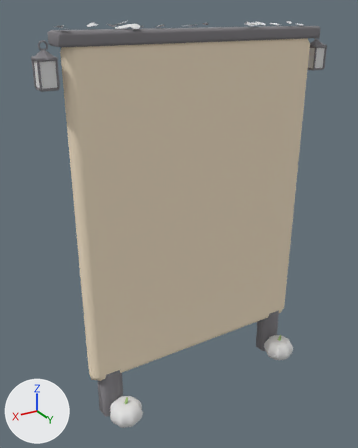
The OBJ model assets/meshes/HollowBoard.obj, before and after one commit.
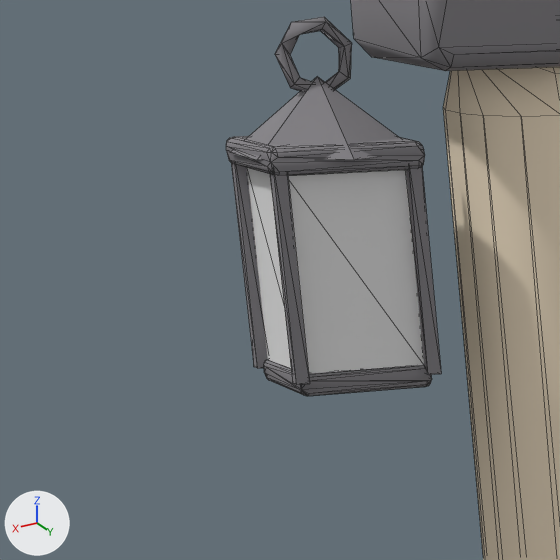
The first picture shows the older version from a camera (50 mm lens) standing at (11.1, 16.89, 16.93) and looking at (0.95, -0.02, 8.48). The close-ups show the older and then the newer version on the part from 0% to 21% of the width and 8% to 25% of the height of that picture. Only the edits that show in the close-ups are written down. The lights are fixed; the arrows at lower left show +X, +Y and +Z. The close-ups show mesh edges as thin lines. Where no turn or scale is listed for an object, it has been applied to the vertices. Vertices at exactly the same position are counted once.

The first close-up shows 'Iron', 'Lglass', 'Wood'.
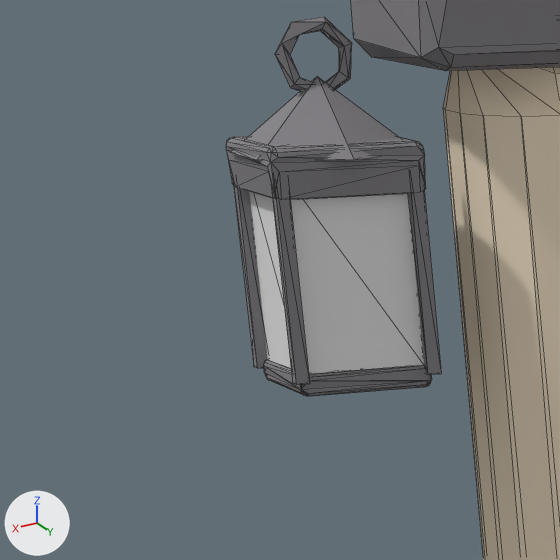
Boxes [x1, y1, x2, y2] around the edits, measured in the close-ups (560 x 560 px; the box of a moved part takes in the faces that stretch with it):
```json
{"part": 1, "of": "me_iron", "change": "moved or reshaped", "before": [230, 155, 425, 175], "after": [226, 151, 426, 200]}
{"part": 2, "of": "me_iron", "change": "shading changed", "before": [226, 0, 447, 389], "after": [226, 0, 447, 389]}
```

Edits to the scene script, one JSON object a line:
```json
{"block": "me_iron", "where": "me_iron.from_pydata(...)  # 444 vertices, 820 faces; spans x -6.5..6.5, y -0.6..0.6, z 0.0..16.4"}
{"block": "me_iron", "where": "# used by ob_iron; location = (0.0, 0.0, 0.0)"}
{"block": "me_iron", "where": "# before: 4 (6.4, 0.3, 15.5) at pixel (272, 172), 11 (6.4, 0.3, 15.4) at pixel (272, 174), 13 (6.4, -0.3, 15.4) at pixel (232, 163), 15 (6.4, -0.3, 15.5) at pixel (229, 160), 19 (6.4, 0.3, 15.4) at pixel (278, 175)"}
{"block": "me_iron", "where": "# before: 21 (6.4, 0.3, 15.4), 23 (6.4, -0.3, 15.4), 25 (6.4, -0.3, 15.4), 122 (5.8, 0.3, 15.4) at pixel (418, 168), 124 (5.8, 0.3, 15.4)"}
{"block": "me_iron", "where": "# before: 126 (5.8, -0.3, 15.4), 128 (5.8, -0.3, 15.4), 137 (5.8, 0.3, 15.5) at pixel (423, 164), 138 (5.8, 0.3, 15.4), 140 (5.8, -0.3, 15.4)"}
{"block": "me_iron", "where": "# before: 148 (5.8, -0.3, 15.5)"}
{"block": "me_iron", "change": "me_iron part 1"}
{"op": "add", "block": "me_iron", "code": "for i in [4, 11, 13, 15, 19, 21, 23, 25, 122, 124, 126, 128, 137, 138, 140, 148]: me_iron.vertices[i].co += Vector((0.0, 0.0, -0.1))"}
{"block": "me_iron", "change": "me_iron part 2: all faces are now shaded flat (820 of 820 changed)"}
```
